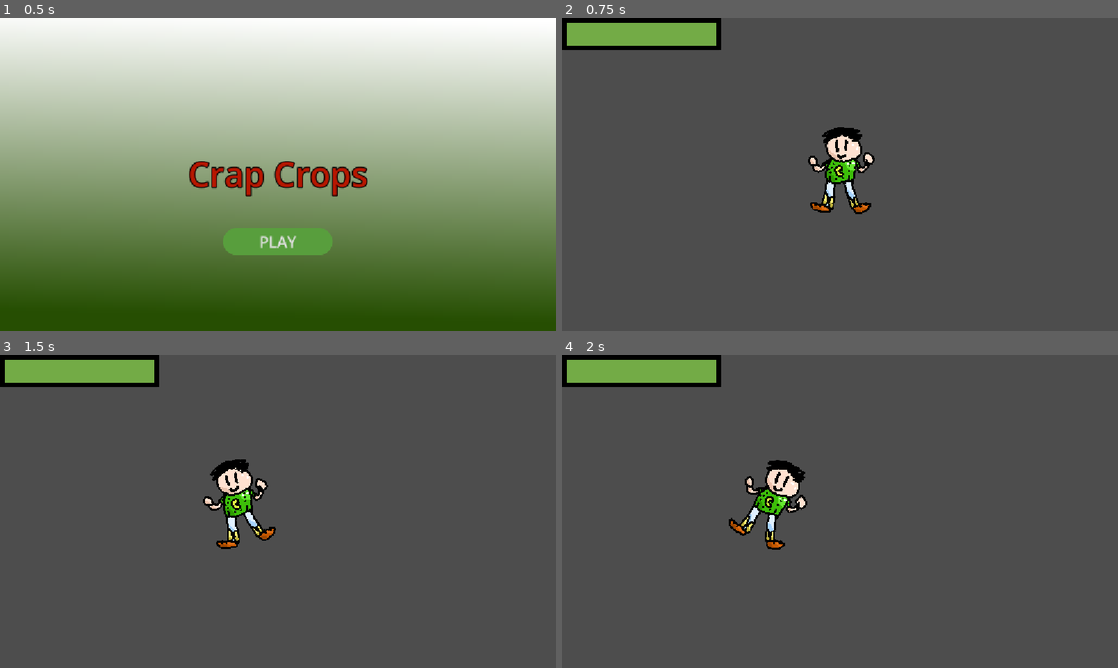
Above: before the commit, frames 1-4 (two rows, left to right).
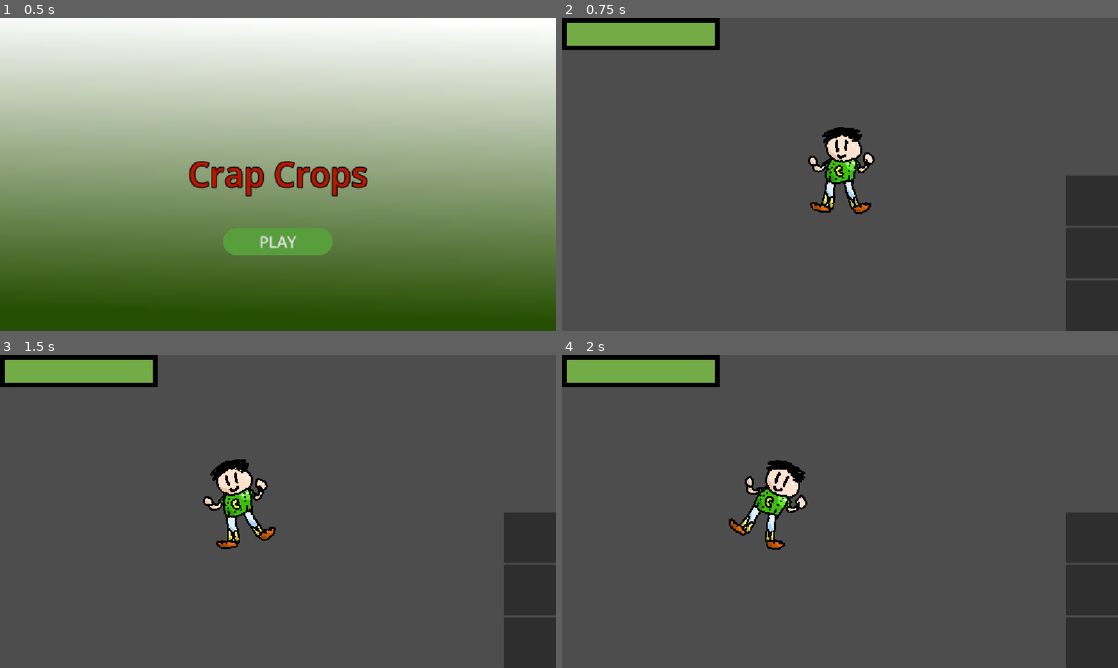
Above: after the commit, the same moments.

Repository: joaquinpani/CrapCrops
Game: Godot game, scene res://Scenes/control.tscn
Same seed, same stepped clock (60 frames per second), same inputs: the game is played once before the commit and once after it.
Inputs (mouse positions are in pixels of both pictures, inside the frame that each line leads up to):
- Up to frame 1 (0.5 s): no input
- Up to frame 2 (0.75 s): click "PLAY" at 0.5 s
- Up to frame 3 (1.5 s): tap Enter at 1.25 s; move the mouse to (400, 495) at 1.27 s; hold Right from 1.28 s (still down); hold A (a) from 1.28 s (still down); click (400, 495) at 1.42 s
- Up to frame 4 (2 s): keep holding Right; keep holding A (a); tap D (d) at 1.55 s

Frame 1 is identical in both runs. In frame 2, 4.6% of the frame differs, in the area x 27-100%, y 0-100%; in frame 3, 4.6%; in frame 4, 4.6%.

Commit message:
Seed inventory UI

Diff:
--- a/crapcrops/Scenes/game_ui.tscn
+++ b/crapcrops/Scenes/game_ui.tscn
@@ -43,4 +43,40 @@
 [node name="Control" type="Control" parent="Control/HBoxContainer" unique_id=1785576460]
 layout_mode = 2
 size_flags_horizontal = 3
-size_flags_stretch_ratio = 2.47
+size_flags_stretch_ratio = 2.5
+
+[node name="VBoxContainer" type="VBoxContainer" parent="." unique_id=293490470]
+layout_mode = 1
+anchors_preset = 11
+anchor_left = 1.0
+anchor_right = 1.0
+anchor_bottom = 1.0
+offset_left = -108.0
+grow_horizontal = 0
+grow_vertical = 2
+
+[node name="Control" type="Control" parent="VBoxContainer" unique_id=773239645]
+layout_mode = 2
+size_flags_vertical = 3
+
+[node name="seeds" type="VBoxContainer" parent="VBoxContainer" unique_id=1307278017]
+layout_mode = 2
+size_flags_vertical = 3
+
+[node name="Panel" type="Panel" parent="VBoxContainer/seeds" unique_id=1121402424]
+layout_mode = 2
+size_flags_vertical = 3
+
+[node name="Sprite2D" type="Sprite2D" parent="VBoxContainer/seeds/Panel" unique_id=1698513198]
+
+[node name="Panel2" type="Panel" parent="VBoxContainer/seeds" unique_id=377959279]
+layout_mode = 2
+size_flags_vertical = 3
+
+[node name="Sprite2D" type="Sprite2D" parent="VBoxContainer/seeds/Panel2" unique_id=1965516003]
+
+[node name="Panel3" type="Panel" parent="VBoxContainer/seeds" unique_id=15385323]
+layout_mode = 2
+size_flags_vertical = 3
+
+[node name="Sprite2D" type="Sprite2D" parent="VBoxContainer/seeds/Panel3" unique_id=700180507]
